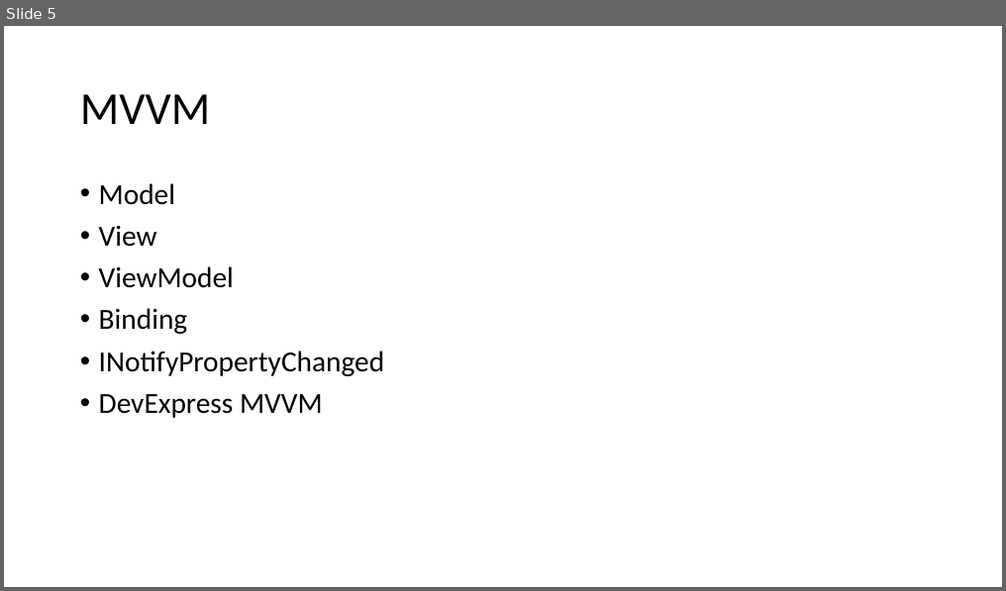
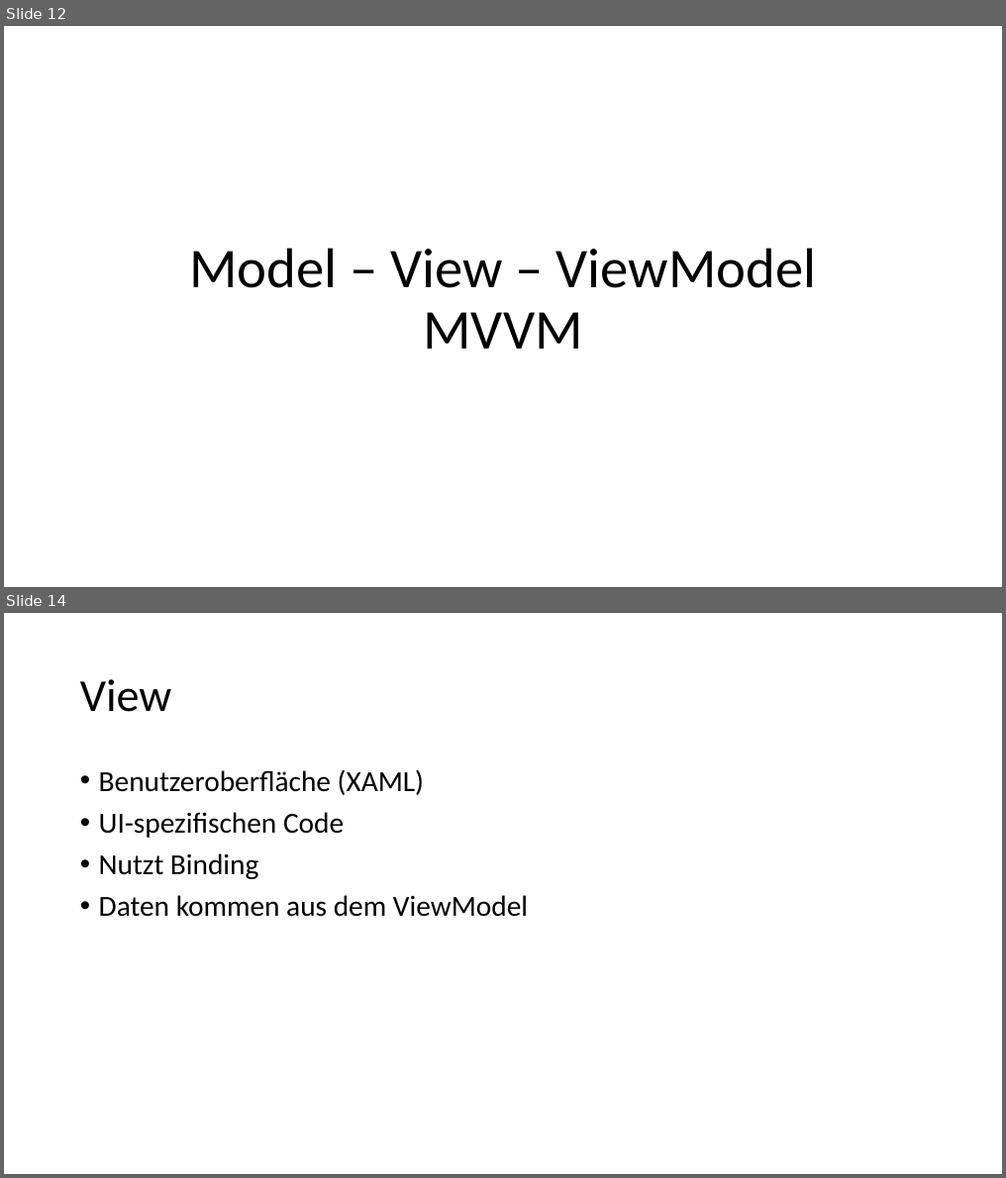
Before and after one commit to Steffen543/InformatikSeminarDemo, a slide deck: Präsentation_Steffen.pptx. Shown one above the other, each under a label of ours: slide 5 before the commit, slides 12 and 14 after it; the slides between them are not shown. The pictures are 1006x591 and 1006x1178 pixels, drawn with LibreOffice and Linux fonts; fonts in the diff are those of the drawing. Boxes give left, top, right and bottom in pixels: in the first picture for what was removed or moved away, otherwise in the second. Text is boxed around its words. In the diff, an @@ line names an element or a change of style, - is before the commit and + after.

```diff
--- a/Präsentation_Steffen.pptx
+++ b/Präsentation_Steffen.pptx
@@ slide 14 added at (4, 613, 1002, 1174), background #FFFFFF @@
@@ title added at (80, 679, 172, 712), 44 pt, text #000000 @@
+View
@@ text added at (99, 769, 528, 917), 28 pt, text #000000 @@
+• Benutzeroberfläche (XAML)
+• UI-spezifischen Code
+• Nutzt Binding
+• Daten kommen aus dem ViewModel
@@ what was slide 5 is now slide 12 @@
@@ slide 12 changed as well @@
@@ title "Model – View – ViewModel ..." at (189, 248, 817, 349): vertical alignment top to middle @@
@@ title removed at (80, 94, 211, 124) @@
-MVVM
@@ title at (189, 248, 817, 349): text changed; size 28 to 54 pt @@
-• Model
-• View
-• ViewModel
-• Binding
-• INotifyPropertyChanged
-• DevExpress MVVM
+Model – View – ViewModel
+MVVM
```
Also in this commit, not shown: 3 other slides changed, 15 other slides added, 6 slides removed, 28 other files.
